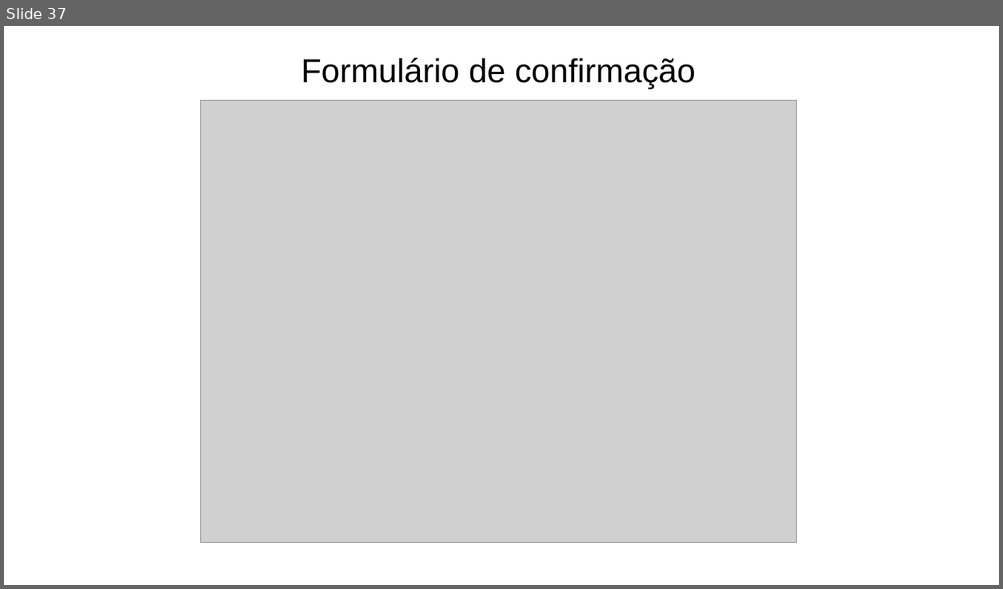
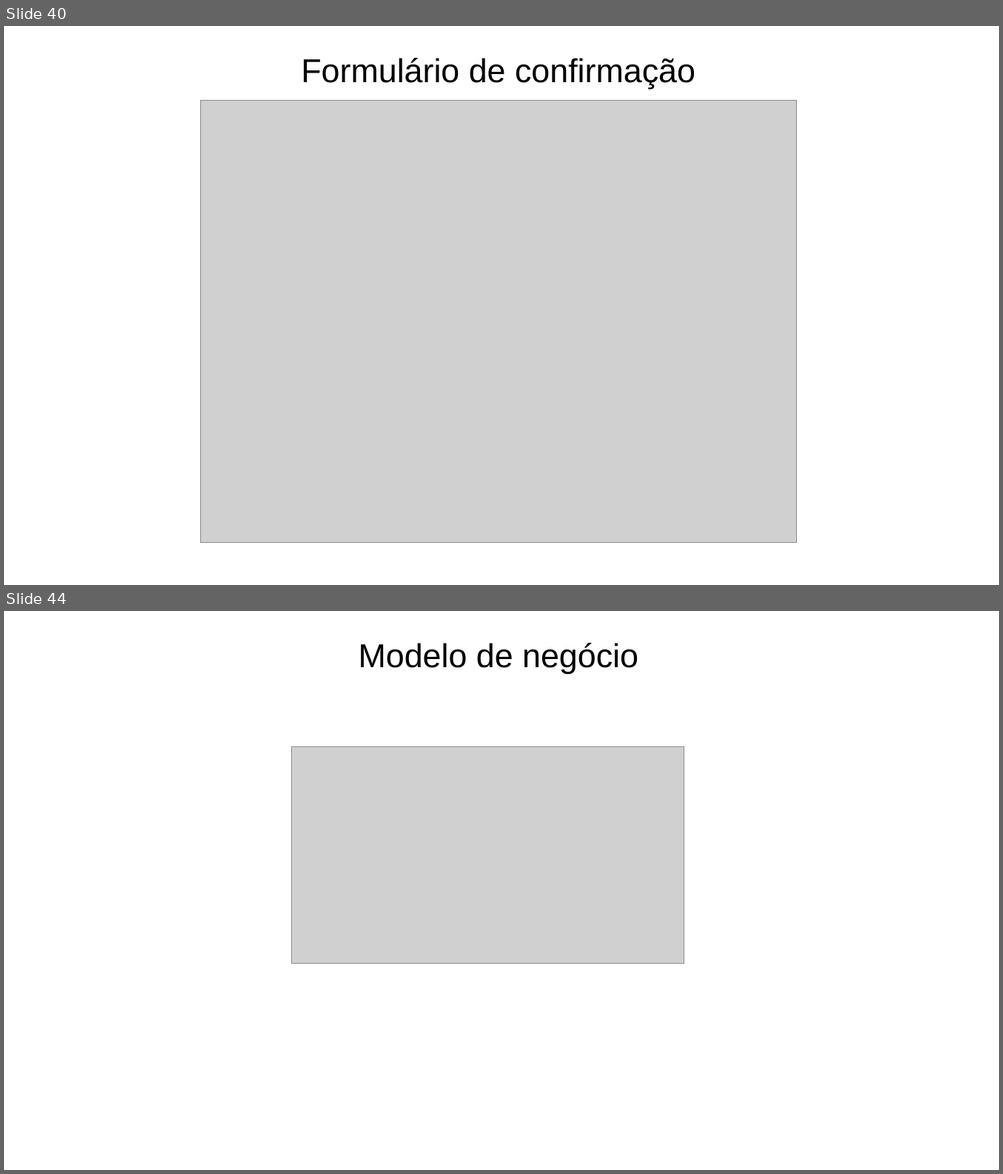
Before and after one commit to prodest/workshop-aspnet-core-mvc, a slide deck: workshop-aspnet-core-mvc.pptx. Shown one above the other, each under a label of ours: slide 37 before the commit, slides 40 and 44 after it; the slides between them are not shown. The pictures are 1003x589 and 1003x1174 pixels, drawn with LibreOffice and Linux fonts; fonts in the diff are those of the drawing; grey boxes stand for pictures; background and template pictures are left out. Boxes give left, top, right and bottom in pixels: in the first picture for what was removed or moved away, otherwise in the second. Text is boxed around its words. In the diff, an @@ line names an element or a change of style, - is before the commit and + after.

```diff
--- a/workshop-aspnet-core-mvc.pptx
+++ b/workshop-aspnet-core-mvc.pptx
@@ slide 44 added at box(4, 611, 999, 1170), background #FFFFFF @@
@@ text added at box(358, 643, 638, 674), 32 pt, text #000000 @@
+Modelo de negócio
@@ picture added at box(292, 747, 684, 964) @@
@@ what was slide 37 is now slide 40 @@
```
Also in this commit, not shown: 3 slides changed, 10 other slides added, 12 other files.
